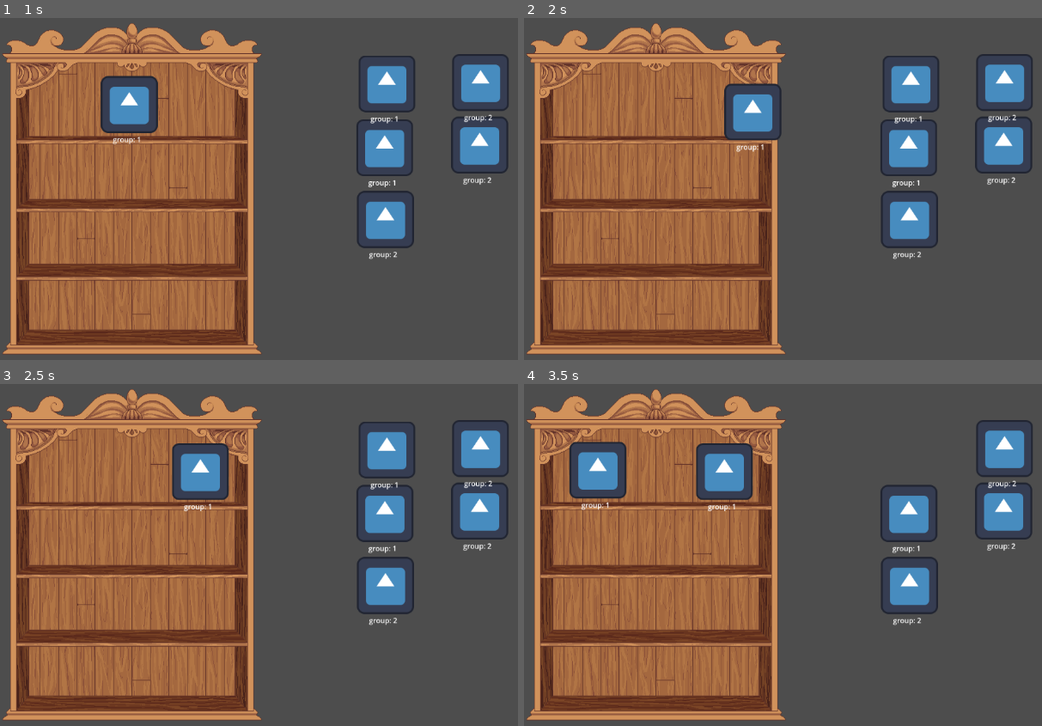
Above: before the commit, frames 1-4 (two rows, left to right).
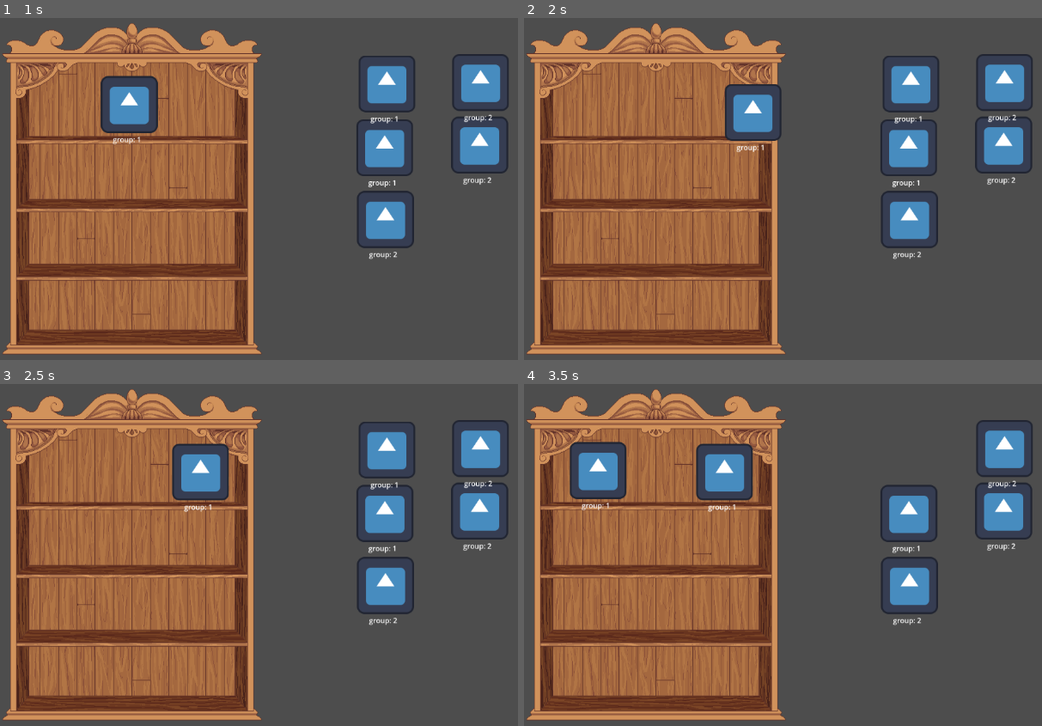
Above: after the commit, the same moments.

Repository: TAVI0/alignipottins
Game: Godot game, scene res://main.tscn
Two runs of this game, one before a commit and one after it. Both use one fixed random seed, a clock stepped at 60 frames per second and the inputs below. The engine's default icon, where the game draws it, is replaced by a stand-in: a white triangle on a blue panel in a dark square.
Inputs (mouse positions are in pixels of both pictures, inside the frame that each line leads up to):
- Up to frame 1 (1 s): drag from (481, 212) to (129, 103) at 0.52 s
- Up to frame 2 (2 s): tap Enter at 1.25 s; drag from (653, 103) to (907, 147) at 1.27 s
- Up to frame 3 (2.5 s): press the mouse at (383, 513) at 2.03 s
- Up to frame 4 (3.5 s): release the mouse at (907, 513) at 2.75 s; tap Space at 2.75 s; drag from (912, 448) to (726, 472) at 2.77 s

Frame 1 is identical in both runs. In frame 2, 0.2% of the frame differs, in the area x 38-49%, y 19-40%; in frame 3, 0.2%; in frame 4, 0.4%, in the area x 8-45%, y 16-38%.

Commit message:
mejora en markers, incluyen contenedor propio

Diff:
--- a/main.tscn
+++ b/main.tscn
@@ -38,11 +38,20 @@
 [node name="Marker2D" type="Marker2D" parent="shelf/Shelves/Markers"]
 position = Vector2(-54.0507, -0.569911)
 
+[node name="ContentMarker" type="Node2D" parent="shelf/Shelves/Markers/Marker2D"]
+position = Vector2(54.1968, 0.459567)
+
 [node name="Marker2D2" type="Marker2D" parent="shelf/Shelves/Markers"]
 position = Vector2(-3.43472e-05, 2.14577e-06)
 
+[node name="ContentMarker" type="Node2D" parent="shelf/Shelves/Markers/Marker2D2"]
+position = Vector2(-2.14577e-06, 3.15905e-06)
+
 [node name="Marker2D3" type="Marker2D" parent="shelf/Shelves/Markers"]
 position = Vector2(49.0055, 0.808725)
+
+[node name="ContentMarker" type="Node2D" parent="shelf/Shelves/Markers/Marker2D3"]
+position = Vector2(-48.8592, -0.459561)
 
 [node name="Potion" type="Node2D" parent="."]
 position = Vector2(850, 34)
--- a/scripts/shelves.gd
+++ b/scripts/shelves.gd
@@ -22,7 +22,6 @@
 		completeSet()
 
 func completeSet():
-	print("llego")
 	for pot in content.get_children():
 		pot.queue_free()
 	groupList.clear()
@@ -39,6 +38,7 @@
 	await addToGroupList(decoration.group)
 
 func find_a_place(decoration):
+	var content_marker = null
 	var closest_marker = get_closest_marker(decoration)
 	if marker_status[closest_marker] != null:
 		var occupant = marker_status[closest_marker]
@@ -46,11 +46,14 @@
 		print(empty_marker)
 		if empty_marker:
 			move_to_marker(occupant, empty_marker)
-		elif occupant is Draggable:
-			occupant.self_destruct()
-		else:
-			print("que haces aca mostro")
+		#elif occupant is Draggable:
+			#occupant.self_destruct()
+		#else:
+			#print("que haces aca mostro")
 	move_to_marker(decoration, closest_marker)
+	content_marker=closest_marker.get_child(0)
+	print(content_marker)
+	decoration.reparent(content_marker)
 
 func find_empty_marker() -> Marker2D:
 	for marker in marker_status.keys():
